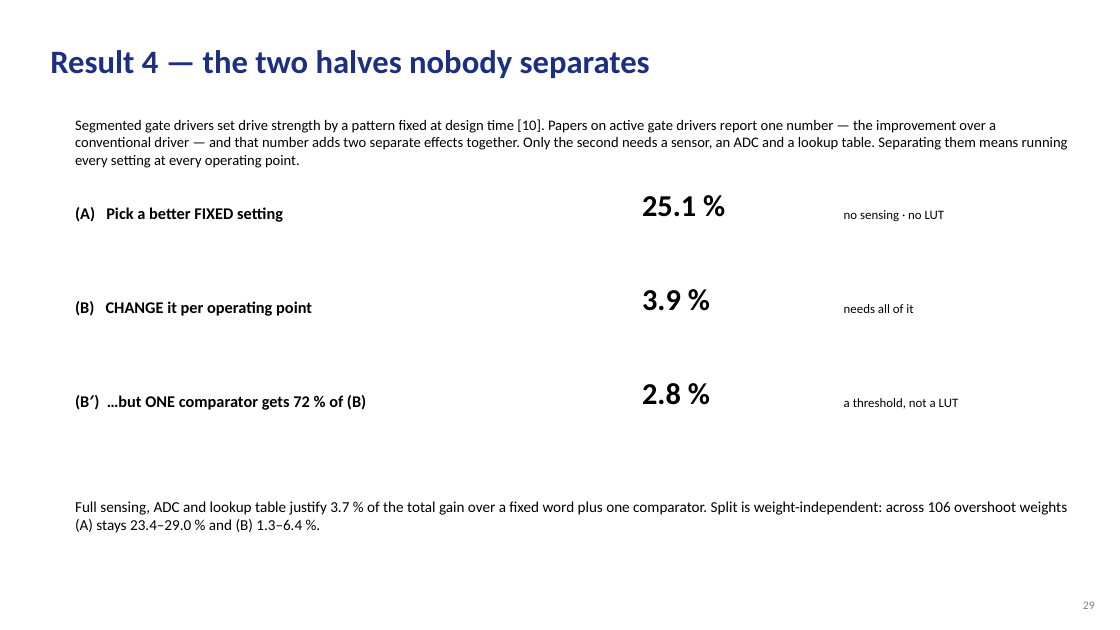
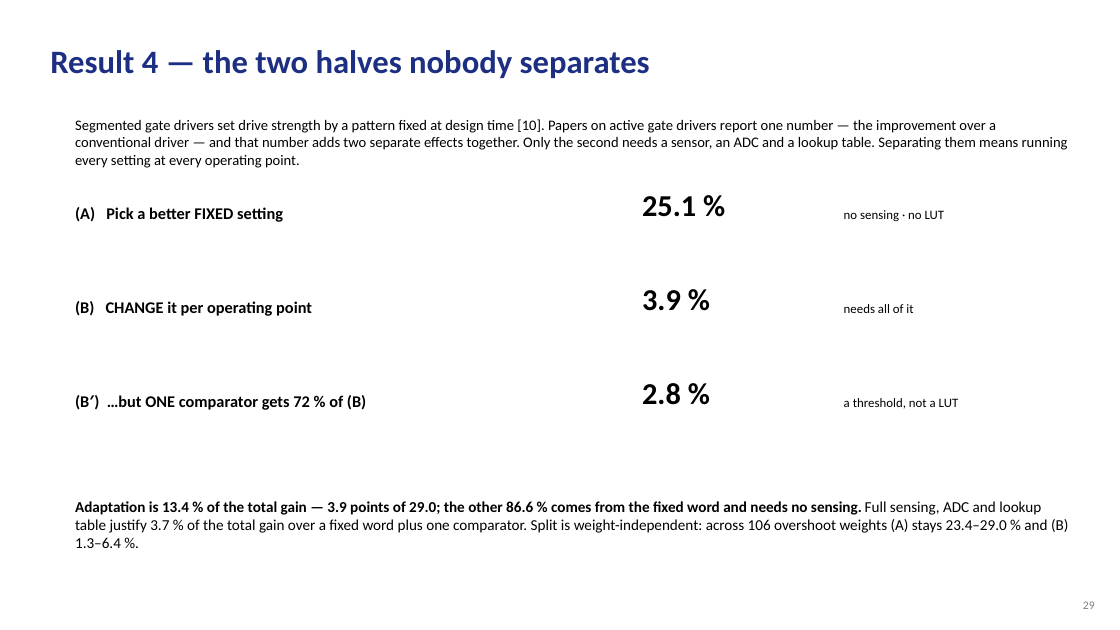
Before and after one commit to Amritha902/gan-driver, a slide deck: slide 29 of review/GaN_Review1_BACKUP.pptx. Drawn at 1120x630 pixels with LibreOffice and Linux fonts; fonts in the diff are those of the drawing. Boxes give left, top, right and bottom in pixels: in the first picture for what was removed or moved away, otherwise in the second. Text is boxed around its words. In the diff, an @@ line names an element or a change of style, - is before the commit and + after.

```diff
--- a/review/GaN_Review1_BACKUP.pptx
+++ b/review/GaN_Review1_BACKUP.pptx
@@ text at <box>75,501,1068,548</box>: text changed @@
-Full sensing, ADC and lookup table justify 3.7 % of the total gain over a fixed word plus one comparator. Split is weight-independent: across 106 overshoot weights (A) stays 23.4–29.0 % and (B) 1.3–6.4 %.
+Adaptation is 13.4 % of the total gain — 3.9 points of 29.0; the other 86.6 % comes from the fixed word and needs no sensing. Full sensing, ADC and lookup table justify 3.7 % of the total gain over a fixed word plus one comparator. Split is weight-independent: across 106 overshoot weights (A) stays 23.4–29.0 % and (B) 1.3–6.4 %.
```
Also in this commit, not shown: 2 other slides changed, 4 other files.
